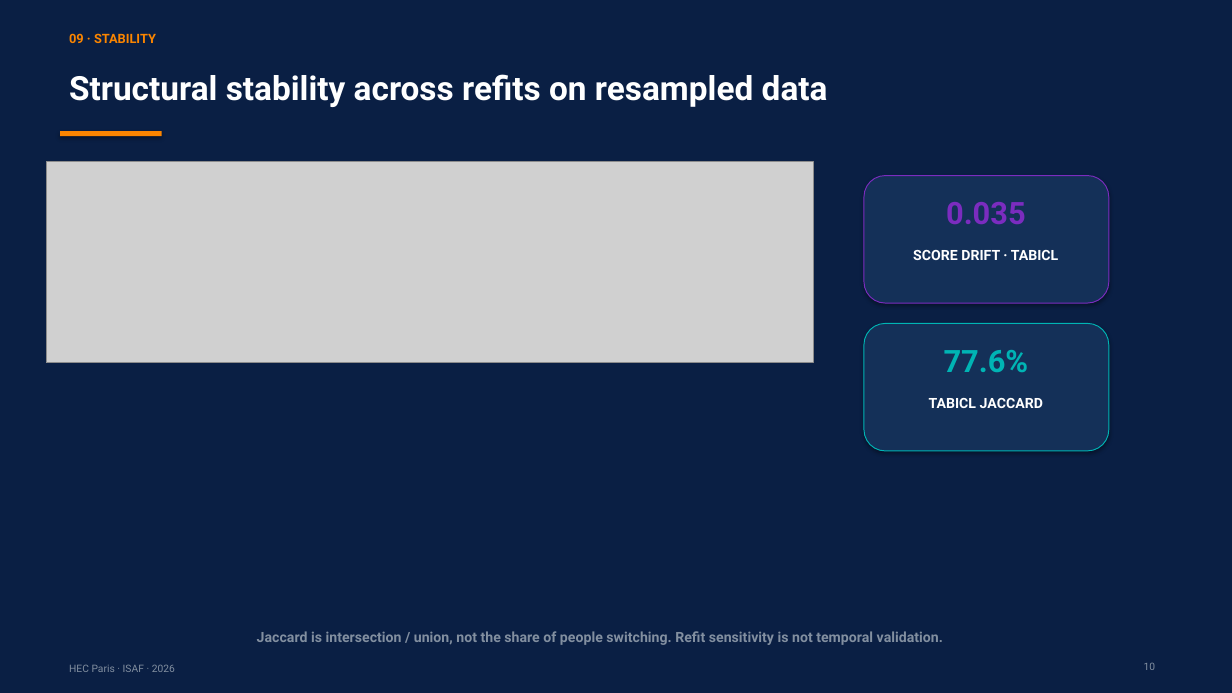
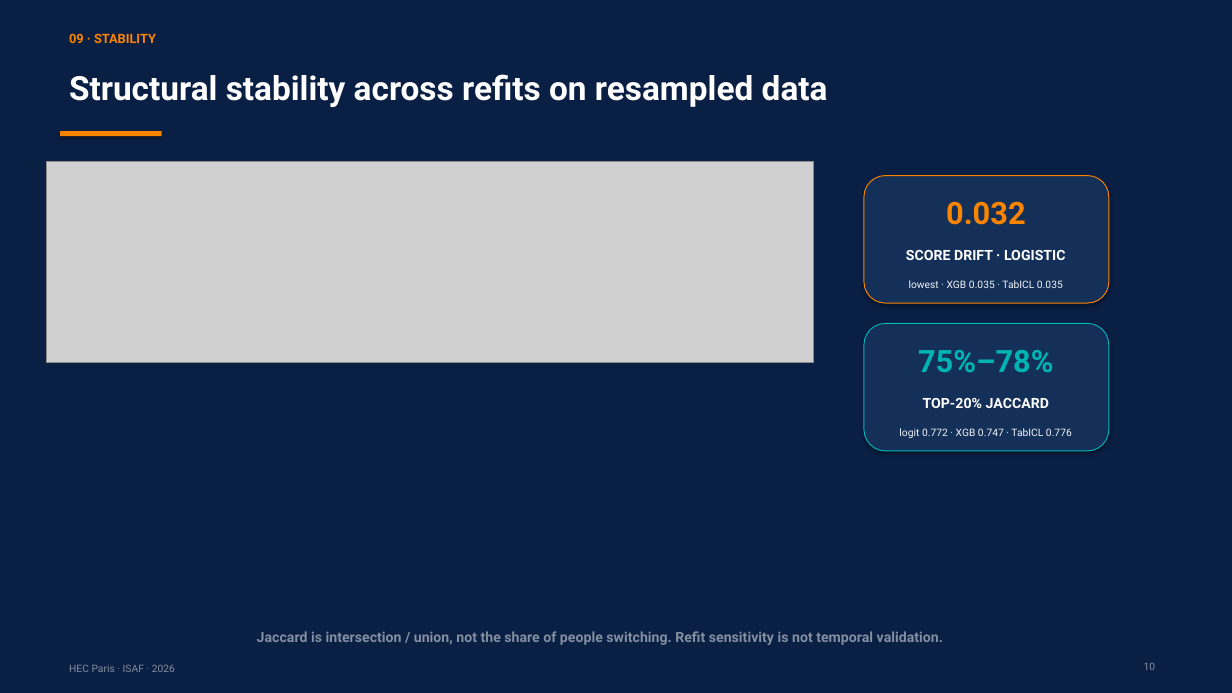
Before and after one commit to RyanBalech/recidivism-forecasting-analysis, a slide deck: slide 10 of reports/ISAF_Recidivism_Presentation.pptx. Drawn at 1232x693 pixels with LibreOffice and Linux fonts; fonts in the diff are those of the drawing; grey boxes stand for pictures. Boxes give left, top, right and bottom in pixels: in the first picture for what was removed or moved away, otherwise in the second. Text is boxed around its words. In the diff, an @@ line names an element or a change of style, - is before the commit and + after.

```diff
--- a/reports/ISAF_Recidivism_Presentation.pptx
+++ b/reports/ISAF_Recidivism_Presentation.pptx
@@ rounded rectangle at (864, 176, 1109, 303): outline #7B2CBF 0.75 pt to #FB8500 0.75 pt @@
@@ text at (946, 201, 1026, 225): text changed; text colour #7B2CBF to #FB8500 @@
-0.035
+0.032
@@ text at (906, 250, 1066, 260): text changed @@
-SCORE DRIFT · TABICL
+SCORE DRIFT · LOGISTIC
@@ text added at (909, 280, 1063, 288), 8 pt, text #F0F4F8 @@
+lowest · XGB 0.035 · TabICL 0.035
@@ text at (918, 350, 1054, 372): text changed @@
-77.6%
+75%–78%
@@ text at (923, 398, 1049, 408): text changed @@
-TABICL JACCARD
+TOP-20% JACCARD
@@ text added at (899, 428, 1072, 438), 8 pt, text #F0F4F8 @@
+logit 0.772 · XGB 0.747 · TabICL 0.776
```
Also in this commit, not shown: 6 other slides changed, 13 other files.
